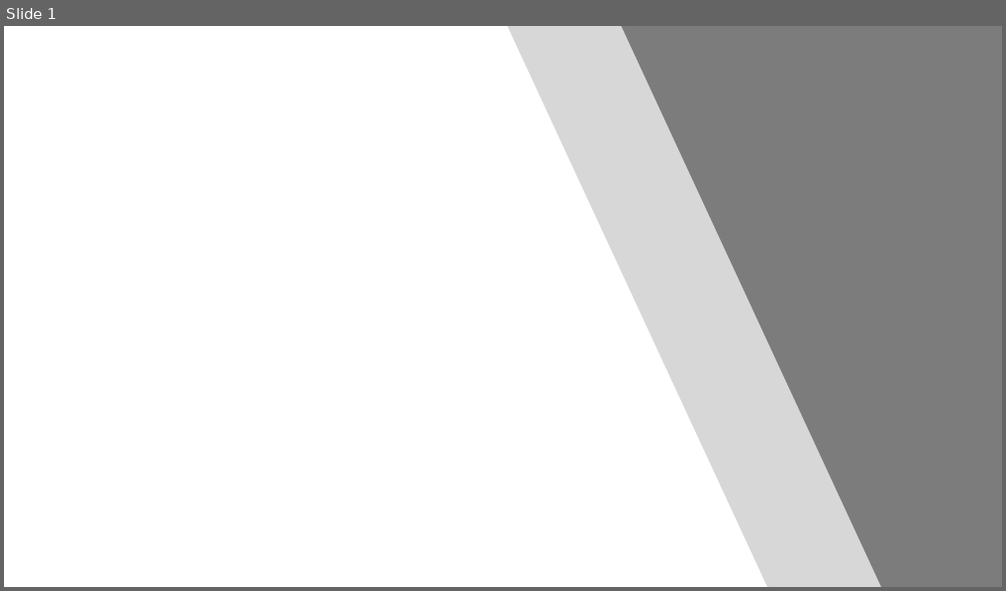
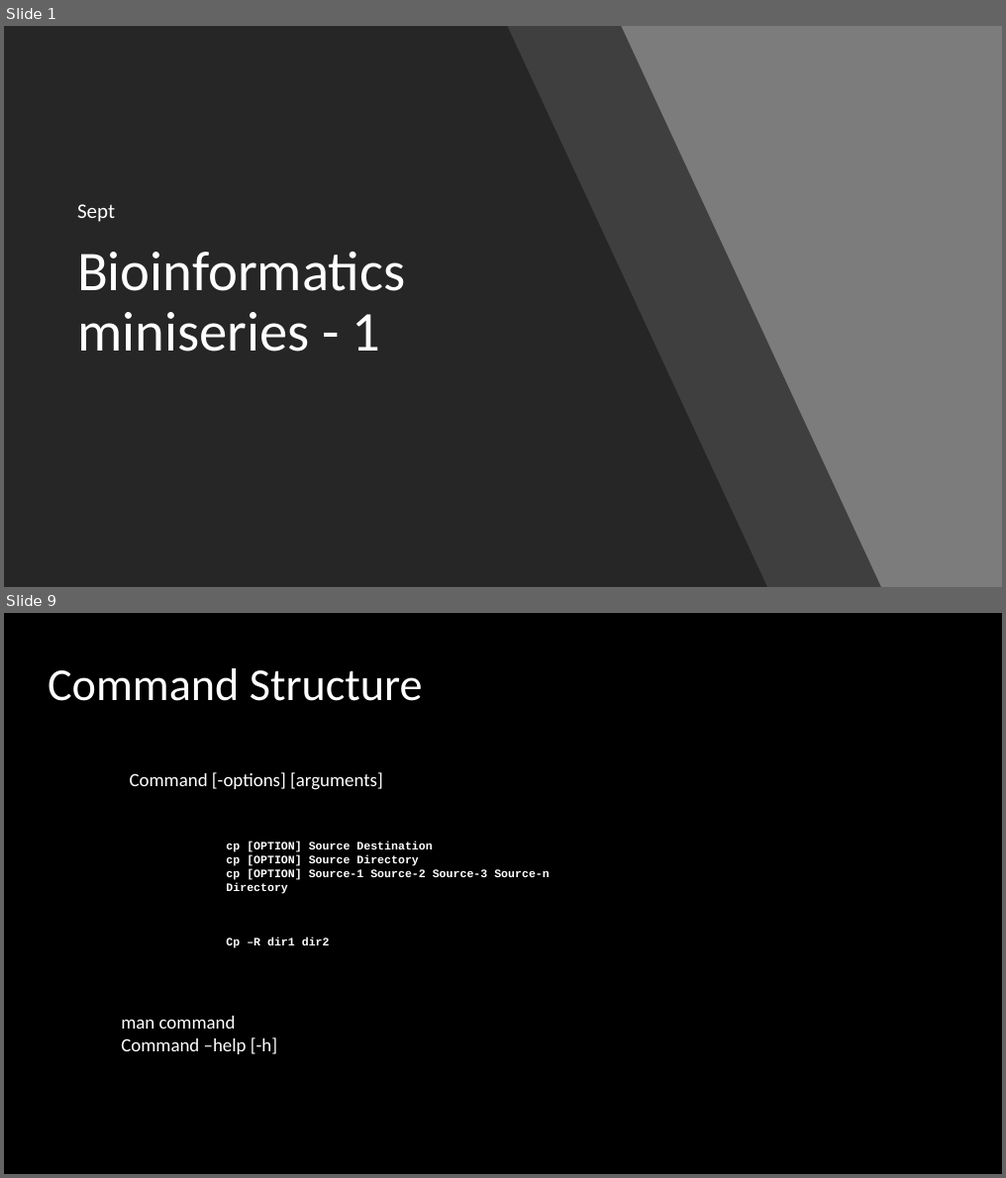
Before and after one commit to lixiaopi1985/Bioinformatics_miniseries, a slide deck: p1_linux/workshop1-linux_basic.pptx. Shown one above the other, each under a label of ours: slide 1 before the commit, slides 1 and 9 after it; the slides between them are not shown. The pictures are 1006x591 and 1006x1178 pixels, drawn with LibreOffice and Linux fonts; fonts in the diff are those of the drawing. Boxes give left, top, right and bottom in pixels: in the first picture for what was removed or moved away, otherwise in the second. Text is boxed around its words. In the diff, an @@ line names an element or a change of style, - is before the commit and + after.

```diff
--- a/p1_linux/workshop1-linux_basic.pptx
+++ b/p1_linux/workshop1-linux_basic.pptx
@@ slide 9 added at (4,613,1002,1174), background #000000 @@
@@ text added at (48,668,423,701), 44 pt, text #FFFFFF @@
+Command Structure
@@ text added at (130,772,383,790), 18 pt, text #FFFFFF @@
+Command [-options] [arguments]
@@ text added at (226,842,549,949), 11 pt, text #FFFFFF, bold @@
+cp [OPTION] Source Destination
+cp [OPTION] Source Directory
+cp [OPTION] Source-1 Source-2 Source-3 Source-n Directory
+Cp –R dir1 dir2
@@ text added at (121,1016,277,1055), 18 pt, text #FFFFFF @@
+man command
+Command –help [-h]
@@ slide 1 changed as well @@
@@ freeform shape at (4,26,767,587): fill #FFFFFF to #262626 @@
@@ freeform shape at (106,26,881,587): fill #FFFFFF at 70% opacity to #262626 at 70% opacity; outline redrawn @@
@@ subtitle added at (77,204,115,222), 20 pt, text #FFFFFF @@
+Sept
@@ title added at (77,252,405,352), 54 pt, text #FFFFFF @@
+Bioinformatics miniseries - 1
```
Also in this commit, not shown: 4 other slides changed, 48 other slides added, 5 slides removed.
